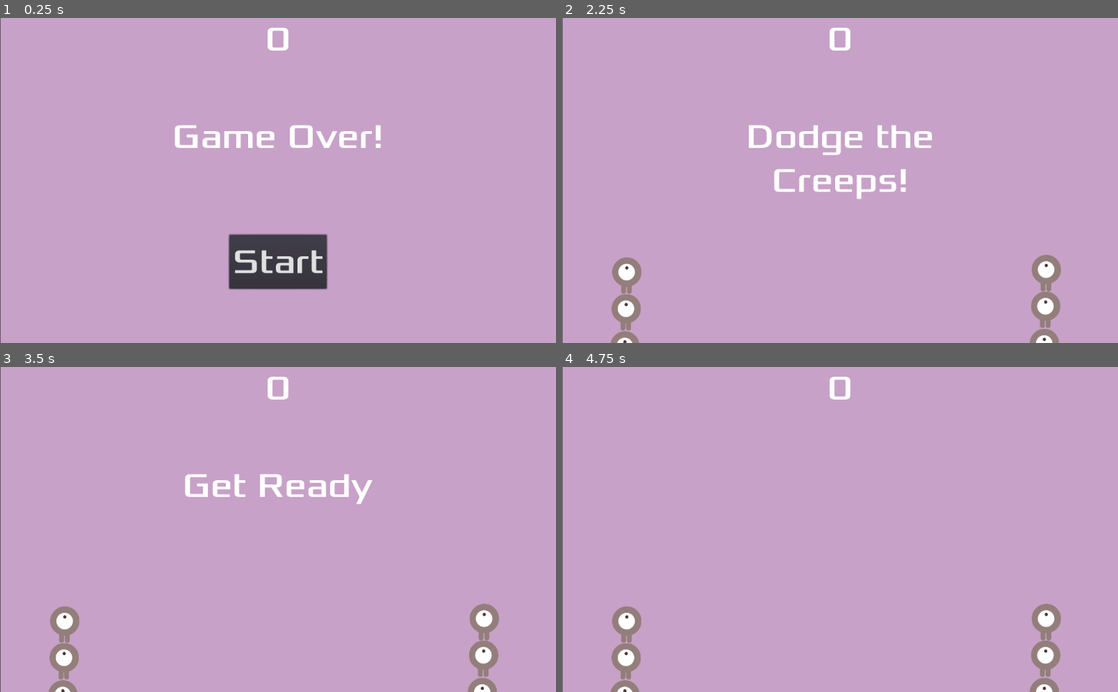
Above: before the commit, frames 1-4 (two rows, left to right).
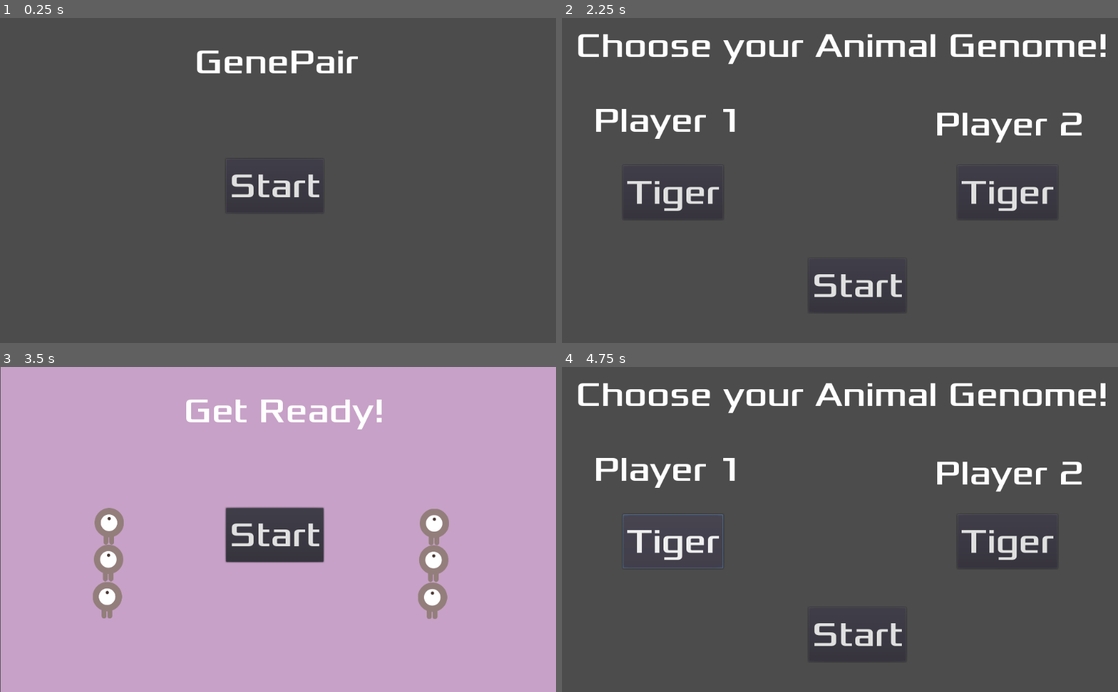
Above: after the commit, the same moments.

Repository: VetoPlayer/GenePair
Game: Godot game, scene res://HUD.tscn
Same seed, same stepped clock (60 frames per second), same inputs: the game is played once before the commit and once after it. Before the commit the project starts from res://Main.tscn.
Inputs (mouse positions are in pixels of both pictures, inside the frame that each line leads up to):
- Up to frame 1 (0.25 s): no input
- Up to frame 2 (2.25 s): click "Start" at 0.5 s; click (856, 284) at 1.25 s, where only the run after the commit has a clickable "Start"; click (834, 187) at 2 s, where only the run after the commit has a clickable "Start"
- Up to frame 3 (3.5 s): click "Start" at 2.75 s
- Up to frame 4 (4.75 s): click (834, 536) at 3.5 s, where only the run after the commit has a clickable "Start"; click (673, 542) at 4.25 s, where only the run after the commit has a clickable "Tiger"

The runs differ from the first frame. In frame 1, 97% of the frame differs, in the area x 0-100%, y 0-100%; in frame 2, 100%; in frame 3, 9.7%; in frame 4, 100%.

Commit message:
[Adding whole scene structure]

Diff:
--- a/HUD.gd
+++ b/HUD.gd
@@ -6,34 +6,20 @@
 func show_message(text):
 	$MessageLabel.text = text
 	$MessageLabel.show()
-	$MessageTimer.start()
 
 func show_game_over():
 	## Shows game over for 2 seconds,
 	## Then return to the title screen and
 	## After a brief pause show the play button
 	show_message("Game Over!")
-	yield($MessageTimer, "timeout")
+	## TODO
+	##yield($MessageTimer, "timeout")
 	$MessageLabel.text = "Dodge the\nCreeps!"
 	$MessageLabel.show()
 	yield(get_tree().create_timer(1), 'timeout')
 	$StartButton.show()
 
 
-func update_score(score):
-	$ScoreLabel.text = str(score)
-
-
-
-# Called every frame. 'delta' is the elapsed time since the previous frame.
-#func _process(delta):
-#	pass
-
 
 func _on_StartButton_pressed():
-	$StartButton.hide()
-	emit_signal("start_game")
-
-
-func _on_MessageTimer_timeout():
-	$MessageLabel.hide()
+	get_tree().change_scene("res://choose.tscn")
--- a/HUD.tscn
+++ b/HUD.tscn
@@ -1,11 +1,7 @@
-[gd_scene load_steps=6 format=2]
+[gd_scene load_steps=5 format=2]
 
 [ext_resource path="res://HUD.gd" type="Script" id=1]
 [ext_resource path="res://dodge_assets/fonts/Xolonium-Regular.ttf" type="DynamicFontData" id=2]
-
-[sub_resource type="DynamicFont" id=1]
-size = 64
-font_data = ExtResource( 2 )
 
 [sub_resource type="DynamicFont" id=2]
 size = 64
@@ -18,23 +14,17 @@
 [node name="HUD" type="CanvasLayer"]
 script = ExtResource( 1 )
 
-[node name="ScoreLabel" type="Label" parent="."]
-anchor_right = 1.0
-margin_bottom = 78.0
-custom_fonts/font = SubResource( 1 )
-text = "0"
-align = 1
-
 [node name="MessageLabel" type="Label" parent="."]
 anchor_top = 0.5
 anchor_right = 1.0
 anchor_bottom = 0.5
-margin_top = -120.0
-margin_bottom = 120.0
+margin_left = 337.618
+margin_top = -258.483
+margin_right = -342.382
+margin_bottom = -170.483
+rect_pivot_offset = Vector2( 62.3824, 63.928 )
 custom_fonts/font = SubResource( 2 )
-text = "Dodge
-The
-Creeps!"
+text = "GenePair"
 align = 1
 
 [node name="StartButton" type="Button" parent="."]
@@ -42,13 +32,10 @@
 anchor_top = 1.0
 anchor_right = 0.5
 anchor_bottom = 1.0
-margin_left = -90.0
-margin_top = -200.0
-margin_right = 90.0
-margin_bottom = -100.0
+margin_left = -95.5402
+margin_top = -339.754
+margin_right = 84.4598
+margin_bottom = -239.754
 custom_fonts/font = SubResource( 3 )
 text = "Start"
-
-[node name="MessageTimer" type="Timer" parent="."]
 [connection signal="pressed" from="StartButton" to="." method="_on_StartButton_pressed"]
-[connection signal="timeout" from="MessageTimer" to="." method="_on_MessageTimer_timeout"]
--- a/Main.gd
+++ b/Main.gd
@@ -6,55 +6,28 @@
 
 # Called when the node enters the scene tree for the first time.
 func _ready():
-	randomize()
+	$Player1.start($StartPosition1.position, true)
+	$Player2.start($StartPosition2.position, false)
+	$HUD.show_message("Get Ready!")
+	$Music.play()
 
-# Called every frame. 'delta' is the elapsed time since the previous frame.
-#func _process(delta):
-#	pass
 
 
 func _on_Player_hit(is_first_player, damage):
 	## When the player is hit, the game is over
 	print("I see the player being hit")
 	print(damage)
-	$ScoreTimer.stop()
-	$MobTimer.stop()
-	$HUD.show_game_over()
+	##$HUD.show_game_over()
 	$DeathSound.play()
 	$Music.stop()
 
 
-func new_game():
-	score = 0
-	$Player1.start($StartPosition1.position, true)
-	$Player2.start($StartPosition2.position, false)
-	$HUD.update_score(score)
-	$HUD.show_message("Get Ready")
-	$Music.play()
 
 
-func _on_ScoreTimer_timeout():
-	score += 1
-	$HUD.update_score(score)
-
-
-
-func _on_MobTimer_timeout():
-	 #Choose a random location
-	$MobPath/MobSpawnLocation.set_offset(randi())
-	# Create a mob instance and add it to the scene
-	var mob = Mob.instance()
-	add_child(mob)
-	# Set the mob direction perpendicular to the path direction
-	var direction = $MobPath/MobSpawnLocation.rotation + PI/2
-	direction += rand_range(-PI/4, PI/4)
-	mob.rotation = direction
-	mob.position = $MobPath/MobSpawnLocation.position
-	## Set Linear velocity
-	mob.linear_velocity = Vector2(rand_range(mob.min_speed, mob.max_speed),0)
-	mob.linear_velocity = mob.linear_velocity.rotated(direction)
-
+func new_player_selection():
+	get_tree().change_scene("res://choose.tscn")
 
 
 func _on_HUD_start_game():
-	new_game()
+	## This one afterwards will need to be performed if it's the first time
+	new_player_selection()
--- a/Main.tscn
+++ b/Main.tscn
@@ -24,24 +24,17 @@
 margin_bottom = 603.0
 color = Color( 0.784314, 0.635294, 0.784314, 1 )
 
-[node name="ScoreTimer" type="Timer" parent="."]
-
-[node name="MobTimer" type="Timer" parent="."]
-wait_time = 0.5
-
 [node name="StartPosition1" type="Position2D" parent="."]
-position = Vector2( 118.282, 481.503 )
+position = Vector2( 200, 300 )
 
 [node name="StartPosition2" type="Position2D" parent="."]
-position = Vector2( 890.816, 476.93 )
+position = Vector2( 798.892, 301.108 )
 
 [node name="Player1" parent="." instance=ExtResource( 5 )]
 
 [node name="Player2" parent="." instance=ExtResource( 5 )]
 
 [node name="HUD" parent="." instance=ExtResource( 6 )]
-[connection signal="timeout" from="ScoreTimer" to="." method="_on_ScoreTimer_timeout"]
-[connection signal="timeout" from="MobTimer" to="." method="_on_MobTimer_timeout"]
 [connection signal="hit" from="Player1" to="." method="_on_Player_hit"]
 [connection signal="hit" from="Player2" to="." method="_on_Player_hit"]
 [connection signal="start_game" from="HUD" to="." method="_on_HUD_start_game"]
--- /dev/null
+++ b/choose.gd
@@ -0,0 +1,15 @@
+extends CanvasLayer
+
+# Declare member variables here. Examples:
+# var a = 2
+# var b = "text"
+
+# Called when the node enters the scene tree for the first time.
+func _ready():
+	pass # Replace with function body.
+
+
+
+
+func _on_StartButton_pressed():
+	get_tree().change_scene("res://Main.tscn")
--- a/choose.tscn
+++ b/choose.tscn
@@ -1,6 +1,6 @@
 [gd_scene load_steps=5 format=2]
 
-[ext_resource path="res://HUD.gd" type="Script" id=1]
+[ext_resource path="res://choose.gd" type="Script" id=1]
 [ext_resource path="res://dodge_assets/fonts/Xolonium-Regular.ttf" type="DynamicFontData" id=2]
 
 [sub_resource type="DynamicFont" id=2]
@@ -11,7 +11,7 @@
 size = 64
 font_data = ExtResource( 2 )
 
-[node name="HUD" type="CanvasLayer"]
+[node name="GeneSelection" type="CanvasLayer"]
 script = ExtResource( 1 )
 
 [node name="MessageLabel" type="Label" parent="."]
--- a/project.godot
+++ b/project.godot
@@ -16,7 +16,7 @@
 [application]
 
 config/name="New Game Project"
-run/main_scene="res://Main.tscn"
+run/main_scene="res://HUD.tscn"
 config/icon="res://icon.png"
 
 [input]
